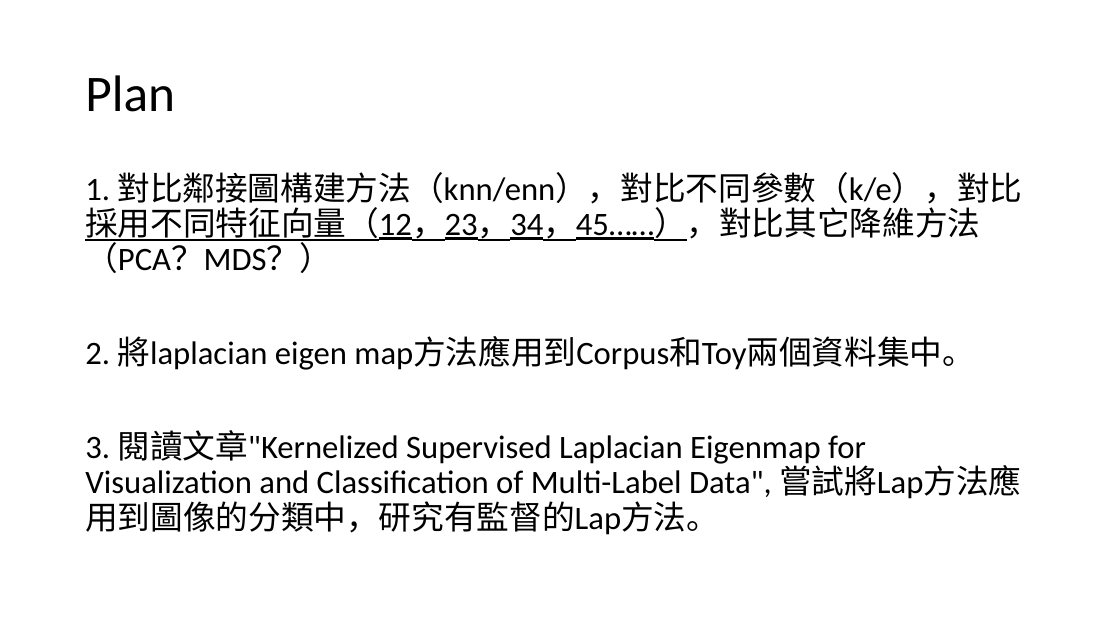
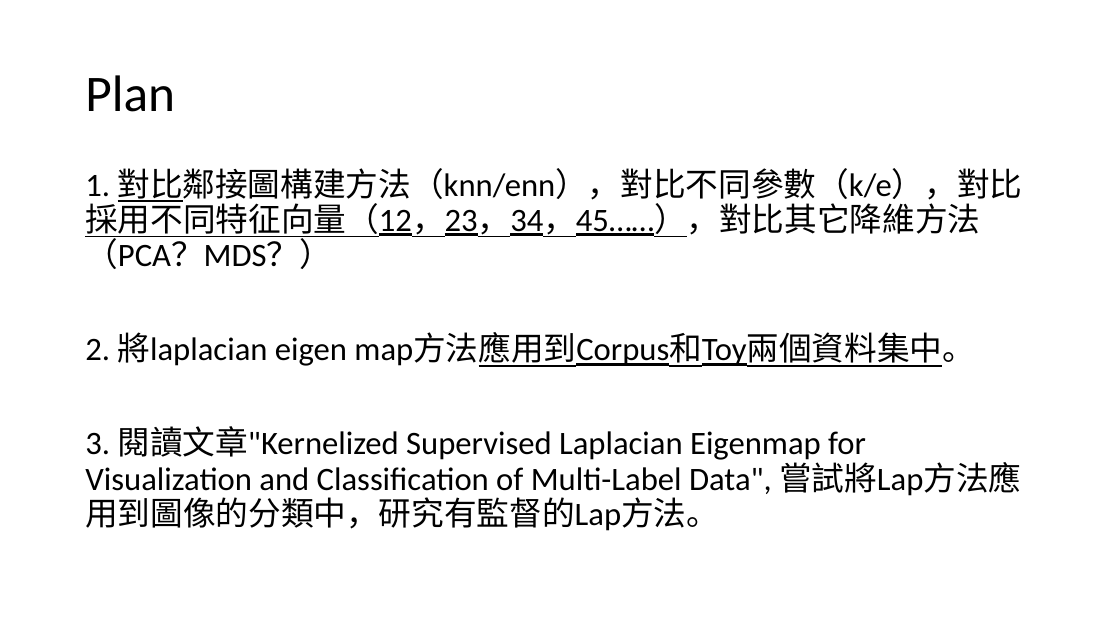
Before and after one commit to Red-Brickk/24Spring-MultivariatePJ-Laplacian_Eigenmap, a slide deck: slide 14 of Weekly Meeting/0415Meeting.pptx. Drawn at 1120x630 pixels with LibreOffice and Linux fonts; fonts in the diff are those of the drawing. Boxes give left, top, right and bottom in pixels: in the first picture for what was removed or moved away, otherwise in the second. Text is boxed around its words. In the diff, an @@ line names an element or a change of style, - is before the commit and + after.

```diff
--- a/Weekly Meeting/0415Meeting.pptx
+++ b/Weekly Meeting/0415Meeting.pptx
@@ text at (x1=85, y1=168, x2=1023, y2=367): underline on in "對比鄰接圖構建方法（knn/enn），對比不同參數（k/e），對比採用不同特征向量（12，23，34，45……），對比其 ...", "map方法應用到Corpus和Toy兩個資料集中。" @@
```
Also in this commit, not shown: 5 other slides changed, 1 other file.
